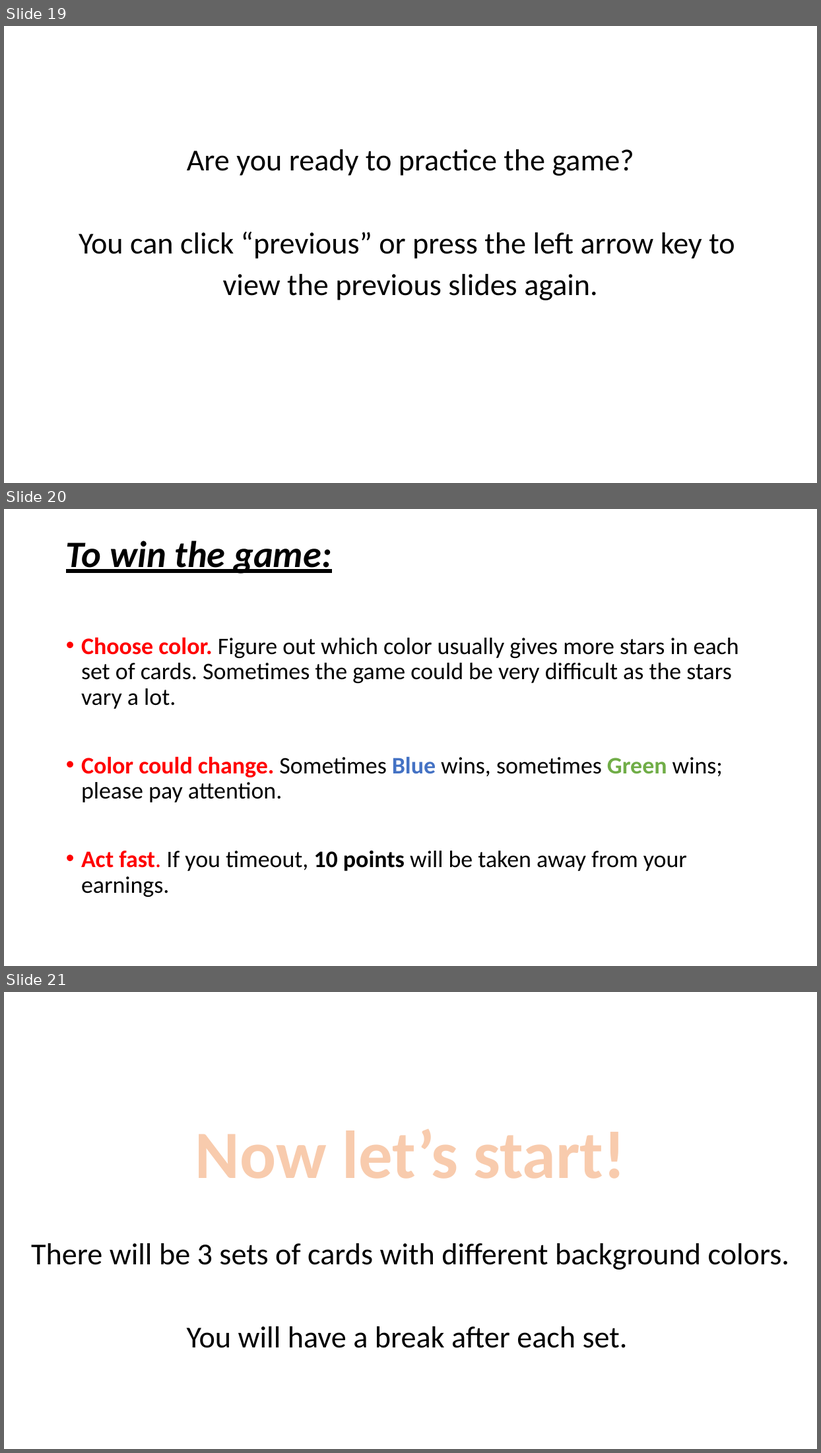
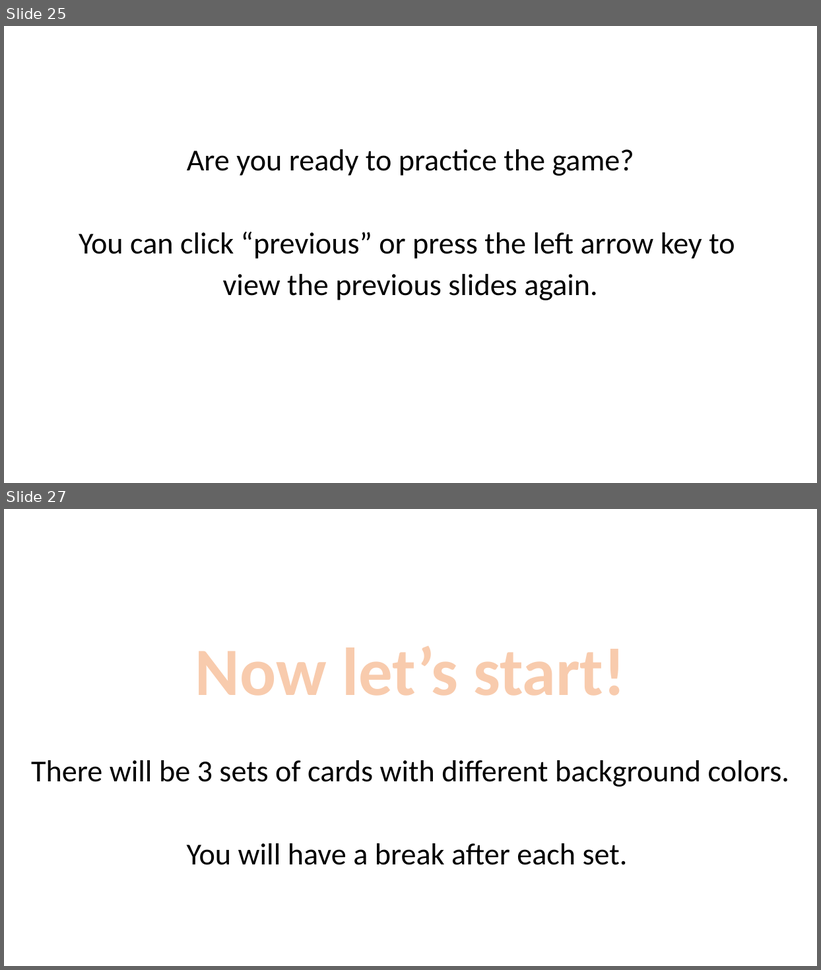
Before and after one commit to LillianXu2019/LUX-RL, a slide deck: images/task_instructions_lux.pptx. Shown one above the other, each under a label of ours: slides 19, 20 and 21 before the commit, slides 25 and 27 after it; the slides between them are not shown. The pictures are 821x1453 and 821x970 pixels, drawn with LibreOffice and Linux fonts; fonts in the diff are those of the drawing. Boxes give left, top, right and bottom in pixels: in the first picture for what was removed or moved away, otherwise in the second. Text is boxed around its words. In the diff, an @@ line names an element or a change of style, - is before the commit and + after.

```diff
--- a/images/task_instructions_lux.pptx
+++ b/images/task_instructions_lux.pptx
@@ slide 20 removed at [4, 509, 817, 966], background #FFFFFF @@
@@ title removed at [66, 541, 331, 574] @@
-To win the game:
@@ text removed at [81, 637, 739, 897] @@
-• Choose color. Figure out which color usually gives more stars in each set of cards. Sometimes the game could be very difficult as the stars vary a lot.
-• Color could change. Sometimes Blue wins, sometimes Green wins; please pay attention.
-• Act fast. If you timeout, 10 points will be taken away from your earnings.
@@ what was slide 19 is now slide 25 @@
@@ what was slide 21 is now slide 27 @@
```
Also in this commit, not shown: 4 slides changed, 7 slides added, 12 other files.
